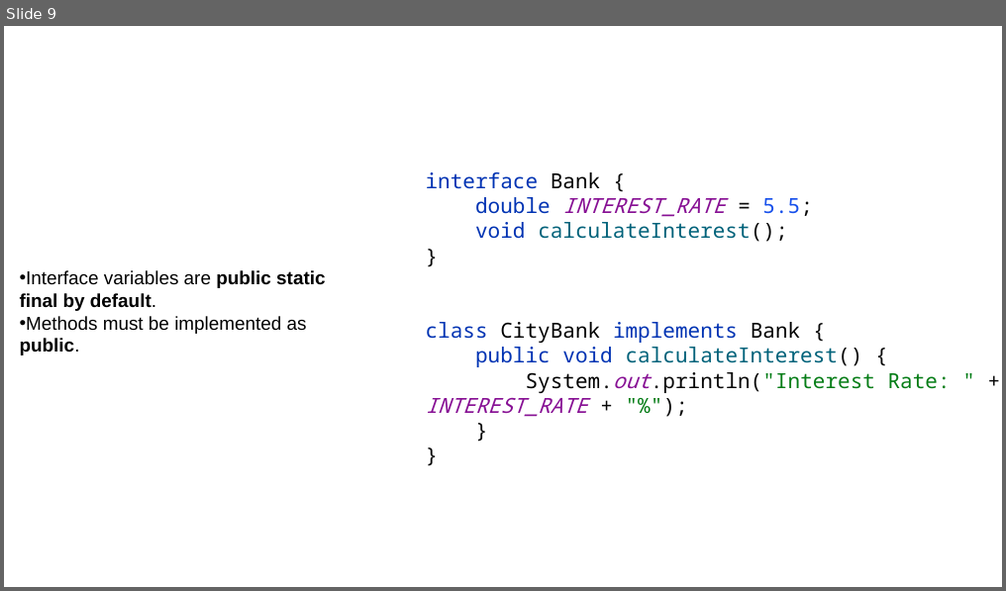
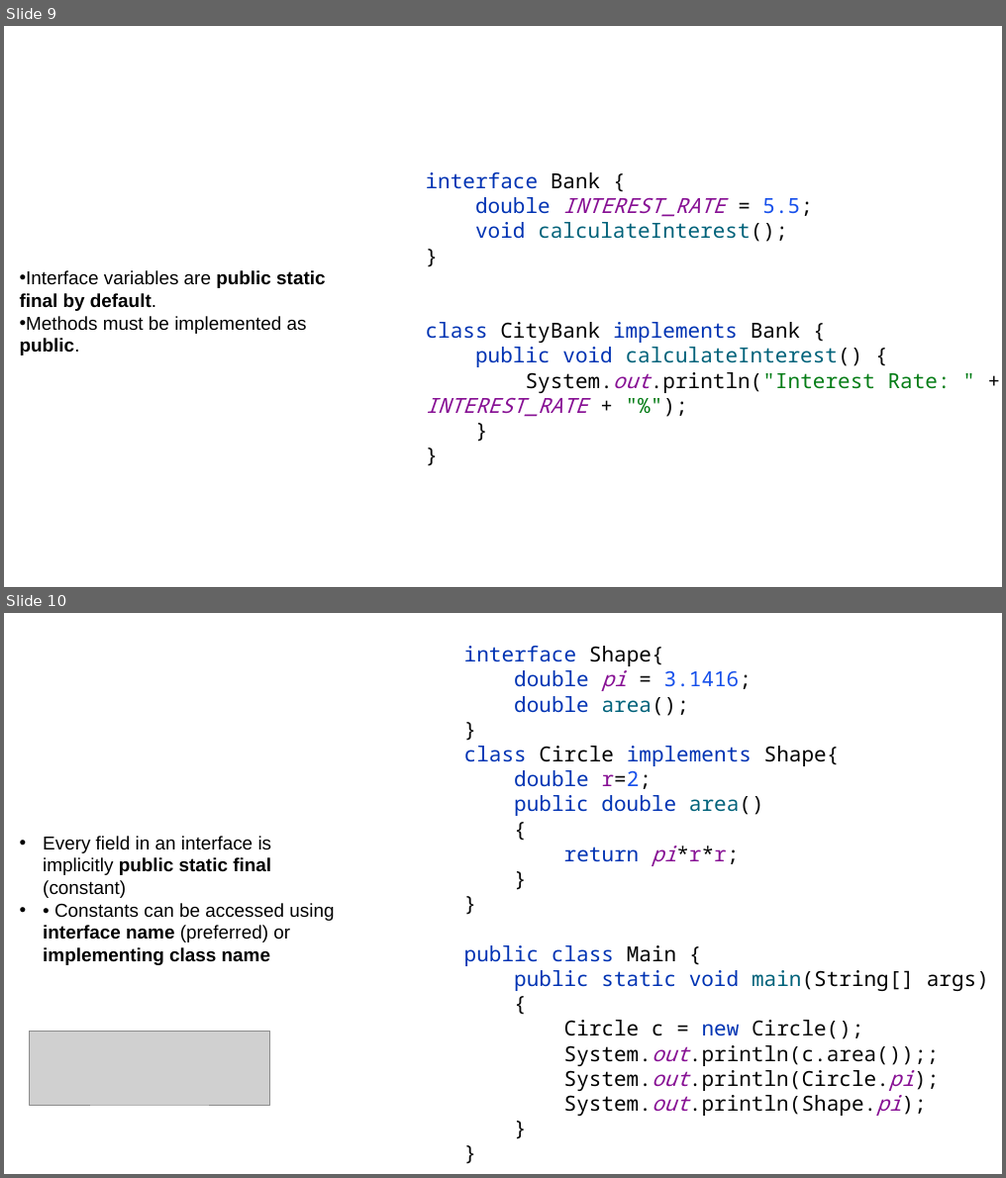
Before and after one commit to ashrafulparan2/Resources, a slide deck: CSE281/Lecture 10.pptx. Shown one above the other, each under a label of ours: slide 9 before the commit, slides 9 and 10 after it. The pictures are 1006x591 and 1006x1178 pixels, drawn with LibreOffice and Linux fonts; fonts in the diff are those of the drawing; grey boxes stand for pictures; background and template pictures are left out. Boxes give left, top, right and bottom in pixels: in the first picture for what was removed or moved away, otherwise in the second. Text is boxed around its words. In the diff, an @@ line names an element or a change of style, - is before the commit and + after.

Commit message:
up

```diff
--- a/CSE281/Lecture 10.pptx
+++ b/CSE281/Lecture 10.pptx
@@ slide 10 added at box(4, 613, 1002, 1174), background #FFFFFF @@
@@ text added at box(464, 646, 989, 1116), 20 pt, text #0033B3 @@
+interface Shape{
+double pi = 3.1416;
+double area();
+}
+class Circle implements Shape{
+double r=2;
+public double area()
+{
+return pi*r*r;
+}
+}
+public class Main {
+public static void main(String[] args)
+{
+Circle c = new Circle();
+System.out.println(c.area());;
+System.out.println(Circle.pi);
+System.out.println(Shape.pi);
+}
+}
@@ text added at box(43, 836, 334, 965), 18 pt, text #000000 @@
+• Every field in an interface is implicitly public static final (constant)
+• • Constants can be accessed using interface name (preferred) or implementing class name
@@ picture added at box(29, 1031, 269, 1105) @@
```
Also in this commit, not shown: 1 other slide added.
